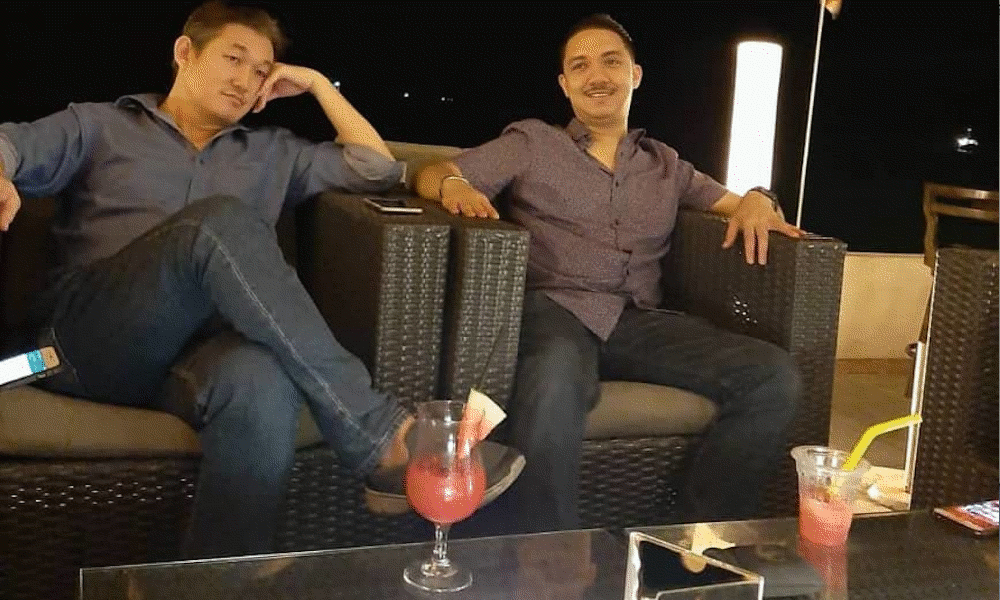
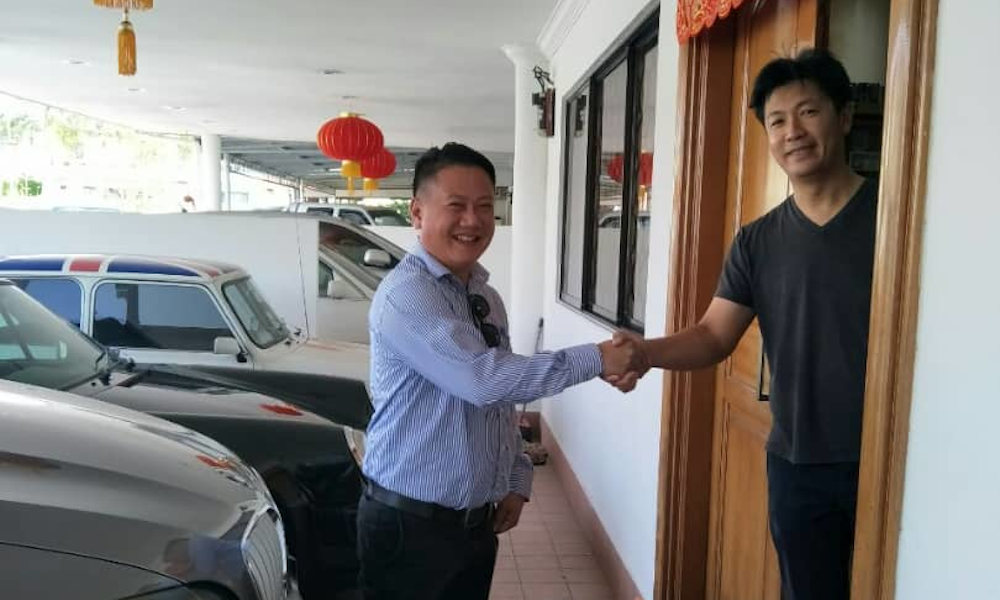
Comparing the layer stacks of the two 1000×600 images. Changes:
painted on "slide8.jpg" over [0, 0, 1000, 600]
painted on "slide3.jpeg" over [0, 0, 1000, 600]
